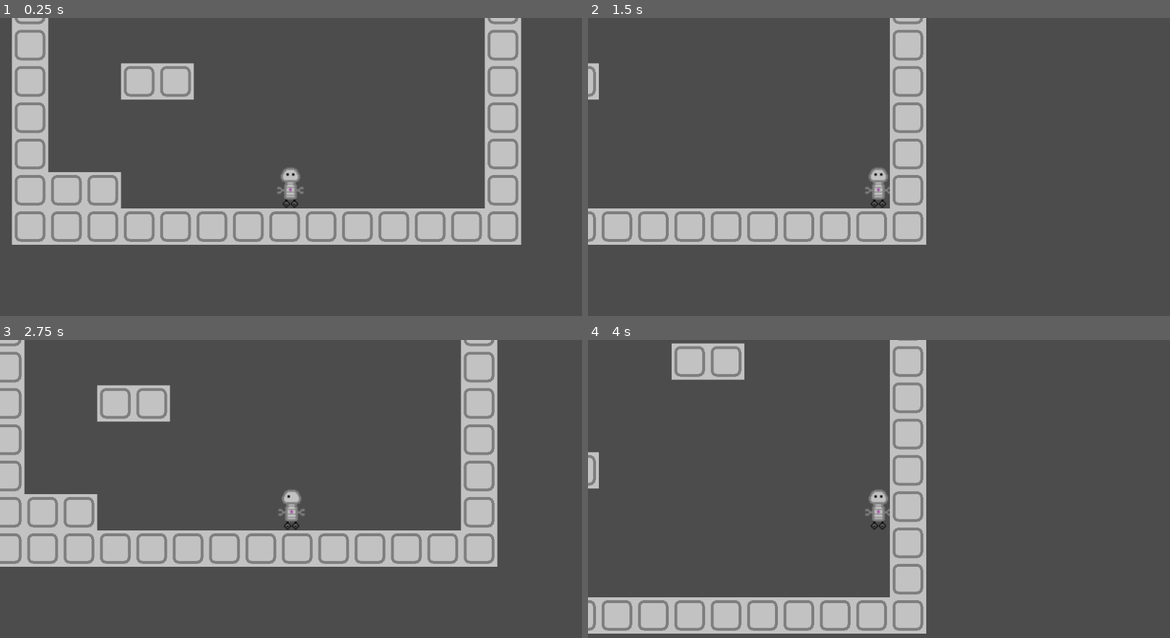
Above: before the commit, frames 1-4 (two rows, left to right).
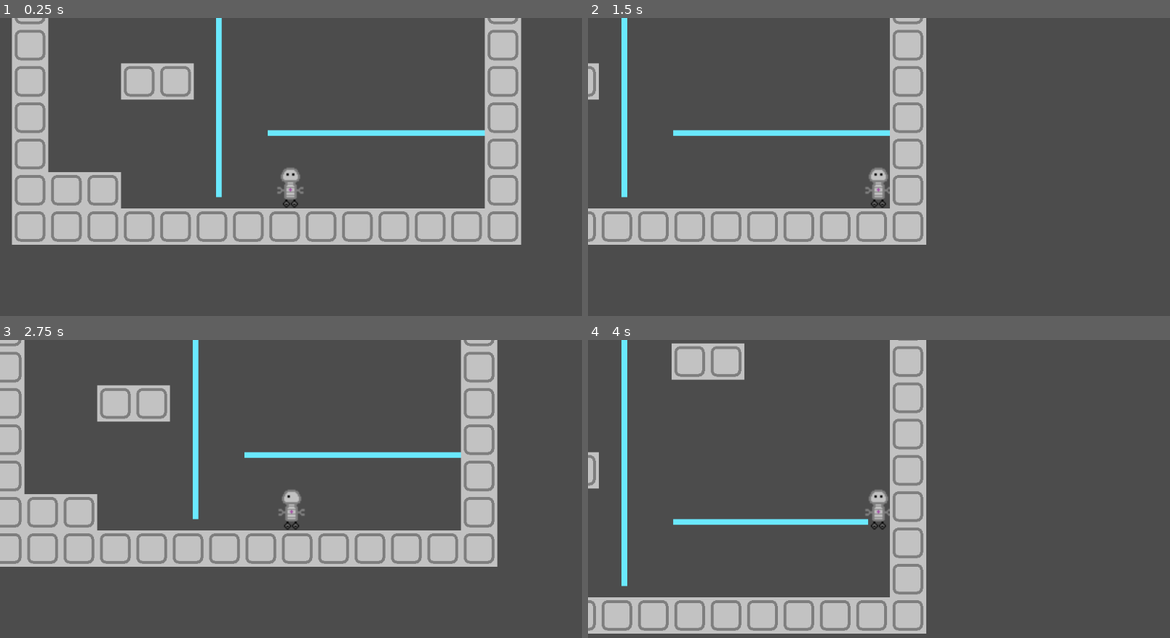
Above: after the commit, the same moments.

Repository: rakthalekk/VGDC-Fall-2021-Project
Game: Godot game, scene res://src/levels/Main.tscn
Same seed, same stepped clock (60 frames per second), same inputs: the game is played once before the commit and once after it.
Inputs:
- Up to frame 1 (0.25 s): no input
- Up to frame 2 (1.5 s): tap Enter at 0.5 s; hold Right (move_right) from 0.53 s (still down); tap Z (jump) at 0.77 s
- Up to frame 3 (2.75 s): tap Z (jump) at 1.52 s; release Right (move_right) at 2.03 s; hold Left (move_left) from 2.03 s (still down)
- Up to frame 4 (4 s): release Left (move_left) at 2.78 s; hold Right (move_right) from 2.78 s (still down); tap Z (jump) at 3.02, 3.77 s

The runs differ from the first frame. In frame 1, 1.4% of the frame differs, in the area x 37-84%, y 0-61%; in frame 2, 1.4%; in frame 3, 1.4%; in frame 4, 1.6%, in the area x 5-49%, y 0-83%.

Commit message:
added some basic laser functionality

Diff:
--- /dev/null
+++ b/Puzzle Platformer/src/level_mechanics/Laser.gd
@@ -0,0 +1,44 @@
+# This program uses code from the "Make a Laser Beam in Godot in 1 Minute video by GDQuest.
+# CC-By 4.0 - GDQuest and contributors - https://www.gdquest.com/
+extends RayCast2D
+
+export var is_casting := true setget set_is_casting
+
+onready var collider = $"Area2D/Collider"
+
+
+func _ready():
+	set_physics_process(true)
+	$Line2D.points[1] = Vector2.ZERO
+
+
+func _physics_process(delta):
+	var cast_point := cast_to
+	force_raycast_update()
+
+	if is_colliding():
+		cast_point = to_local(get_collision_point())
+
+	$Line2D.points[1] = cast_point
+
+
+func set_is_casting(cast: bool):
+	is_casting = cast
+
+	if is_casting:
+		appear()
+	else:
+		disappear()
+	set_physics_process(is_casting)
+
+
+func appear():
+	$Tween.stop_all()
+	$Tween.interpolate_property($Line2D, "width", 0, 10.0, 0.2)
+	$Tween.start()
+
+
+func disappear():
+	$Tween.stop_all()
+	$Tween.interpolate_property($Line2D, "width", 10.0, 0, 0.1)
+	$Tween.start()
--- a/Puzzle Platformer/src/level_mechanics/Laser.tscn
+++ b/Puzzle Platformer/src/level_mechanics/Laser.tscn
@@ -1,14 +1,21 @@
-[gd_scene load_steps=2 format=2]
+[gd_scene load_steps=3 format=2]
 
-[sub_resource type="RayShape2D" id=1]
-length = 50.0
+[ext_resource path="res://src/level_mechanics/Laser.gd" type="Script" id=1]
 
-[node name="Laser" type="Area2D"]
+[sub_resource type="SegmentShape2D" id=1]
+b = Vector2( 100, 0 )
 
-[node name="RayCast2D" type="RayCast2D" parent="."]
-cast_to = Vector2( 50, 0 )
+[node name="Laser" type="RayCast2D"]
+cast_to = Vector2( 1000, 0 )
+script = ExtResource( 1 )
 
-[node name="Sprite" type="Sprite" parent="."]
+[node name="Line2D" type="Line2D" parent="."]
+points = PoolVector2Array( 0, 0, 100, 0 )
+default_color = Color( 0.419608, 0.917647, 1, 1 )
 
-[node name="CollisionShape2D" type="CollisionShape2D" parent="."]
+[node name="Tween" type="Tween" parent="."]
+
+[node name="Area2D" type="Area2D" parent="."]
+
+[node name="Collider" type="CollisionShape2D" parent="Area2D"]
 shape = SubResource( 1 )
--- a/Puzzle Platformer/src/levels/Main.tscn
+++ b/Puzzle Platformer/src/levels/Main.tscn
@@ -51,3 +51,11 @@
 }
 
 [node name="Laser" parent="." instance=ExtResource( 3 )]
+position = Vector2( 2.37839, -68.974 )
+
+[node name="Laser3" parent="." instance=ExtResource( 3 )]
+position = Vector2( -375.789, -429.304 )
+
+[node name="Laser2" parent="." instance=ExtResource( 3 )]
+position = Vector2( -83.2445, 44.0007 )
+cast_to = Vector2( 0, -1000 )
